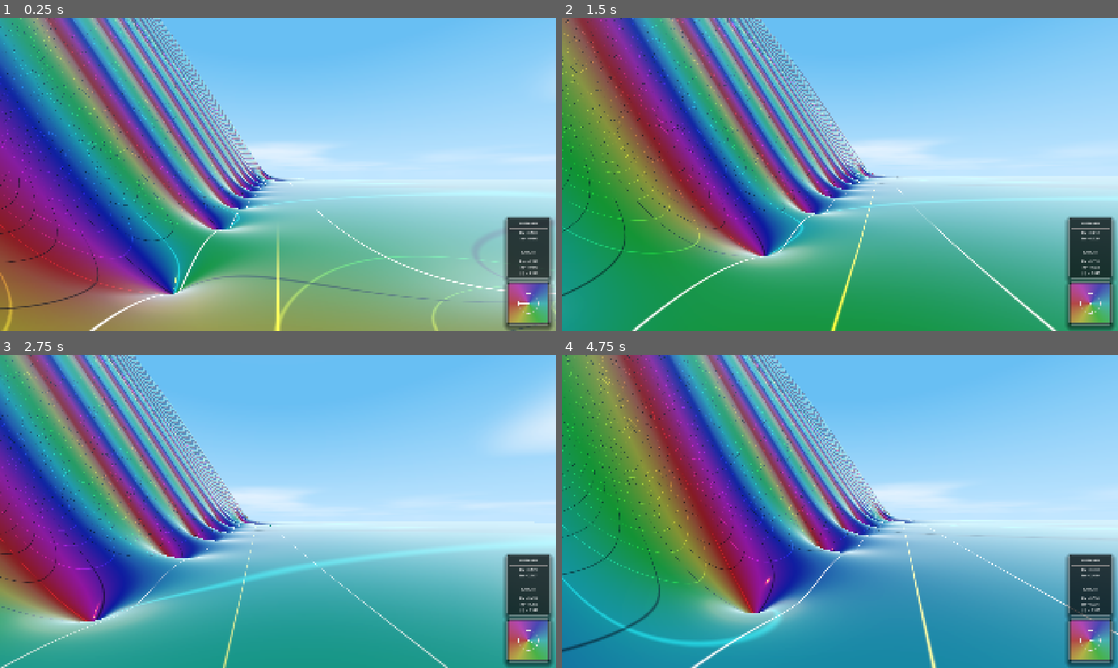
Above: before the commit, frames 1-4 (two rows, left to right).
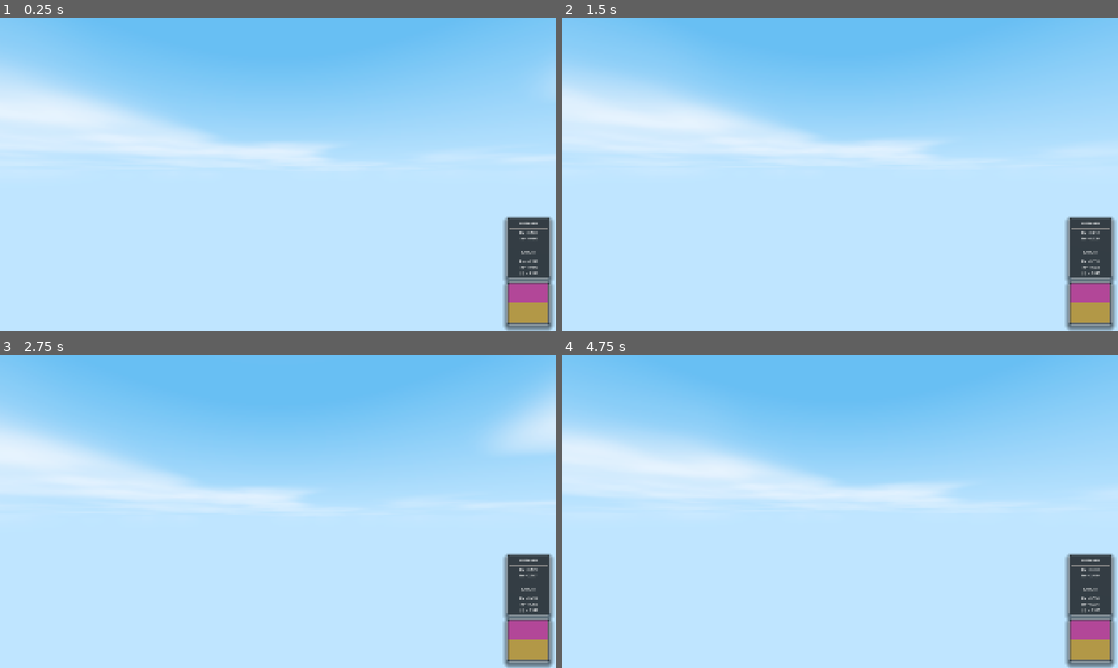
Above: after the commit, the same moments.

Repository: allanino/complex-functions-explorer
Game: Godot game, scene res://scenes/main.tscn
The game is run twice, just before and just after one commit, with the same random seed, the same clock (stepped at 60 frames per second) and the same inputs.
Inputs (mouse positions are in pixels of both pictures, inside the frame that each line leads up to):
- Up to frame 1 (0.25 s): no input
- Up to frame 2 (1.5 s): tap Enter at 0.5 s; move the mouse to (867, 174) at 0.52 s; hold W (move_forward) from 0.53 s (still down); tap G at 0.6 s; tap Space at 0.77 s; move the mouse to (812, 174) at 1.27 s; tap N at 1.35 s
- Up to frame 3 (2.75 s): keep holding W (move_forward); tap Space at 1.52 s; move the mouse to (289, 505) at 2.02 s; tap C at 2.1 s
- Up to frame 4 (4.75 s): keep holding W (move_forward); move the mouse to (834, 517) at 2.77 s; tap Shift at 2.85 s; tap Space at 3.02, 3.77, 4.52 s; move the mouse to (878, 514) at 3.52 s; hold Ctrl 3.53-4.28 s; move the mouse to (795, 508) at 4.27 s; tap G at 4.35 s

The runs differ from the first frame. In frame 1, 62% of the frame differs, in the area x 0-100%, y 0-100%; in frame 2, 68%; in frame 3, 59%; in frame 4, 69%.

Commit message:
Implement Godot Global Shader Parameters for shared field and environment data.
This refactor replaces manual per-material uniform updates with Global Shader Parameters, significantly reducing CPU overhead. Shared parameters such as iterations, function types, height mapping, and visibility toggles are now managed via RenderingServer. LOD-specific iteration scaling has been moved into the terrain vertex shader to maintain optimization while using global values. Coefficient arrays for rational functions are now efficiently packed into mat4 globals.

Co-authored-by: allanino <5325241+allanino@users.noreply.github.com>

Diff:
--- a/scripts/hud.gd
+++ b/scripts/hud.gd
@@ -276,9 +276,8 @@
 		zeros_list_label.text = last_zeros_text
 
 	# Update shader uniforms
-	var material = complex_rect.material as ShaderMaterial
-	material.set_shader_parameter("current_f", f)
-	material.set_shader_parameter("scale", current_scale)
+	RenderingServer.global_shader_parameter_set("current_f", f)
+	RenderingServer.global_shader_parameter_set("complex_scale", current_scale)
 
 	domain_label.text = "Re = %.3f\nIm = %.3f" % [x * 0.1, -z * 0.1]
 	target_label.text = "Re = %.3f\nIm = %.3f\n|f| = %.3f" % [f.x, f.y, f.length()]
--- a/scripts/world_manager.gd
+++ b/scripts/world_manager.gd
@@ -13,6 +13,26 @@
 var _lod_mesh_cache = {}
 var _last_player_chunk = Vector2i(9999, 9999)
 
+func _pack_coeffs(coeffs: PackedFloat32Array) -> Projection:
+	var p = Projection()
+	# Row major to Column major for mat4
+	for i in range(10):
+		var row = i / 4
+		var col = i % 4
+		p[row][col] = coeffs[i]
+	return p
+
+func _set_global_field_parameters():
+	RenderingServer.global_shader_parameter_set("iterations", Field.iterations)
+	RenderingServer.global_shader_parameter_set("function_type", Field.function_type)
+	RenderingServer.global_shader_parameter_set("height_type", Field.height_type)
+	RenderingServer.global_shader_parameter_set("height_a", Field.height_a)
+	RenderingServer.global_shader_parameter_set("height_epsilon", Field.height_epsilon)
+	RenderingServer.global_shader_parameter_set("show_curves", Field.show_curves)
+	RenderingServer.global_shader_parameter_set("show_critical_stripe", Field.show_critical_stripe)
+	RenderingServer.global_shader_parameter_set("rational_num_mat", _pack_coeffs(Field.rational_num_coeffs))
+	RenderingServer.global_shader_parameter_set("rational_den_mat", _pack_coeffs(Field.rational_den_coeffs))
+
 @onready var sun = get_node("../DirectionalLight3D")
 @onready var moon = get_node("../MoonLight")
 @onready var world_environment = get_node("../WorldEnvironment")
@@ -22,8 +42,9 @@
 var _sun_color = Color("#fc9500")
 
 # Uncomment this to debug the mesh wireframe
-# func _ready():
-# 	get_viewport().debug_draw = Viewport.DEBUG_DRAW_WIREFRAME
+func _ready():
+	# get_viewport().debug_draw = Viewport.DEBUG_DRAW_WIREFRAME
+	_set_global_field_parameters()
 
 func _process(delta):
 	if not player:
@@ -112,11 +133,8 @@
 
 		night_factor = 0.0
 
-	if world_environment and world_environment.environment and world_environment.environment.sky:
-		var sky_mat = world_environment.environment.sky.sky_material as ShaderMaterial
-		if sky_mat:
-			sky_mat.set_shader_parameter("golden_hour_factor", _golden_hour_transition)
-			sky_mat.set_shader_parameter("night_factor", night_factor)
+	RenderingServer.global_shader_parameter_set("golden_hour_factor", _golden_hour_transition)
+	RenderingServer.global_shader_parameter_set("night_factor", night_factor)
 
 	# Check if any field properties have changed
 	var current_field_state = {
@@ -135,9 +153,7 @@
 
 	if state_changed:
 		_last_field_state = current_field_state
-		# Update uniforms in all existing chunks
-		for chunk in chunks.values():
-			_update_chunk_uniforms(chunk)
+		_set_global_field_parameters()
 
 	# LOD Dynamic Update
 	if player_chunk_x != _last_player_chunk.x or player_chunk_z != _last_player_chunk.y:
@@ -174,23 +190,7 @@
 func _update_chunk_uniforms(chunk: MeshInstance3D):
 	if chunk.material_override:
 		var lod = chunk.get_meta("lod_level", 0)
-		var iterations = Field.iterations
-		if Field.function_type == 0:
-			if lod == 1: iterations = int(iterations * 0.8)
-			elif lod == 2: iterations = int(iterations * 0.6)
-			elif lod == 3: iterations = int(iterations * 0.4)
-
 		chunk.material_override.set_shader_parameter("lod_level", lod)
-		chunk.material_override.set_shader_parameter("iterations", iterations)
-		chunk.material_override.set_shader_parameter("iterations", Field.iterations)
-		chunk.material_override.set_shader_parameter("show_curves", Field.show_curves)
-		chunk.material_override.set_shader_parameter("show_critical_stripe", Field.show_critical_stripe)
-		chunk.material_override.set_shader_parameter("function_type", Field.function_type)
-		chunk.material_override.set_shader_parameter("height_type", Field.height_type)
-		chunk.material_override.set_shader_parameter("height_a", Field.height_a)
-		chunk.material_override.set_shader_parameter("height_epsilon", Field.height_epsilon)
-		chunk.material_override.set_shader_parameter("rational_num_coeffs", Field.rational_num_coeffs)
-		chunk.material_override.set_shader_parameter("rational_den_coeffs", Field.rational_den_coeffs)
 
 func _load_chunk(coord: Vector2i):
 	var chunk = chunk_scene.instantiate()
--- a/shaders/hud_complex_plane.gdshader
+++ b/shaders/hud_complex_plane.gdshader
@@ -1,7 +1,7 @@
 shader_type canvas_item;
 
-uniform vec2 current_f; // Current value of f(x,z)
-uniform float scale = 2.0; // Current scale of the complex plane view
+global uniform vec2 current_f; // Current value of f(x,z)
+global uniform float complex_scale; // Current scale of the complex plane view
 
 // Helper function to convert HSV to RGB
 vec3 hsv2rgb(vec3 c) {
@@ -18,9 +18,9 @@
 }
 
 void fragment() {
-    // Map UV to complex plane [-scale, scale]
+    // Map UV to complex plane [-complex_scale, complex_scale]
     // Invert Y so that positive imaginary values are at the top
-    vec2 z = (vec2(UV.x, 1.0 - UV.y) - 0.5) * 2.0 * scale;
+    vec2 z = (vec2(UV.x, 1.0 - UV.y) - 0.5) * 2.0 * complex_scale;
 
     // Calculate phase and magnitude
     float phase = atan(z.y, z.x);
@@ -32,7 +32,7 @@
 
     // Draw unit circle
     float unit_circle = abs(mag - 1.0);
-    float circle_mask = smoothstep(0.02 * scale, 0.0, unit_circle);
+    float circle_mask = smoothstep(0.02 * complex_scale, 0.0, unit_circle);
     color = mix(color, vec3(0.9), circle_mask);
 
     // Draw arrow for phase
@@ -46,11 +46,11 @@
 
         // Arrow head
         vec2 perp = vec2(-dir.y, dir.x);
-        vec2 head_base = tip - 0.15 * dir * (scale / 2.0); // Adjust size by scale
-        d = min(d, sdSegment(z, tip, head_base + 0.08 * perp * (scale / 2.0)));
-        d = min(d, sdSegment(z, tip, head_base - 0.08 * perp * (scale / 2.0)));
+        vec2 head_base = tip - 0.15 * dir * (complex_scale / 2.0); // Adjust size by scale
+        d = min(d, sdSegment(z, tip, head_base + 0.08 * perp * (complex_scale / 2.0)));
+        d = min(d, sdSegment(z, tip, head_base - 0.08 * perp * (complex_scale / 2.0)));
 
-        float arrow_mask = smoothstep(0.02 * scale, 0.0, d);
+        float arrow_mask = smoothstep(0.02 * complex_scale, 0.0, d);
         color = mix(color, vec3(1.0), arrow_mask);
     }
 
--- a/shaders/sky.gdshader
+++ b/shaders/sky.gdshader
@@ -3,8 +3,8 @@
 uniform vec3 sky_color : source_color = vec3(0.3, 0.6, 0.9);
 uniform vec3 horizon_color : source_color = vec3(0.6, 0.8, 1.0);
 uniform vec3 cloud_color : source_color = vec3(1.0, 1.0, 1.0);
-uniform float golden_hour_factor = 0.0;
-uniform float night_factor = 0.0;
+global uniform float golden_hour_factor;
+global uniform float night_factor;
 
 // Dave Hoskins' hash (2D to 1D)
 float hash(vec2 p) {
--- a/shaders/terrain.gdshader
+++ b/shaders/terrain.gdshader
@@ -7,8 +7,8 @@
 varying vec2 field_val;
 
 uniform int lod_level = 0;
-uniform bool show_curves = true;
-uniform bool show_critical_stripe = true;
+global uniform bool show_curves;
+global uniform bool show_critical_stripe;
 
 // Helper function to convert HSV to RGB
 vec3 hsv2rgb(vec3 c) {
@@ -22,7 +22,14 @@
     vec3 local_pos = VERTEX;
     vec3 world_v_pos = (MODEL_MATRIX * vec4(local_pos, 1.0)).xyz;
 
-    FieldData fd = get_field_with_derivatives(world_v_pos.x, world_v_pos.z);
+    int iters = iterations;
+    if (function_type == 0) {
+        if (lod_level == 1) iters = int(float(iters) * 0.8);
+        else if (lod_level == 2) iters = int(float(iters) * 0.6);
+        else if (lod_level == 3) iters = int(float(iters) * 0.4);
+    }
+
+    FieldData fd = get_field_with_derivatives(world_v_pos.x, world_v_pos.z, iters);
     field_val = fd.value;
 
     float mag = length(field_val);
Not shown, changed: shaders/field.gdshaderinc
